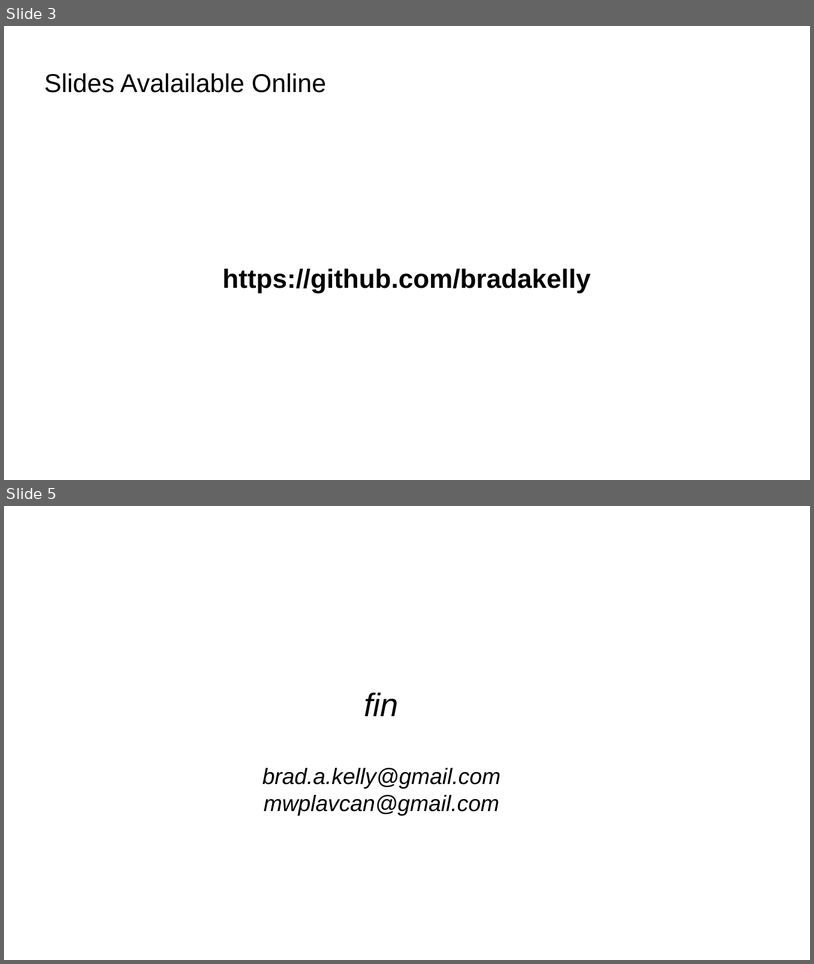
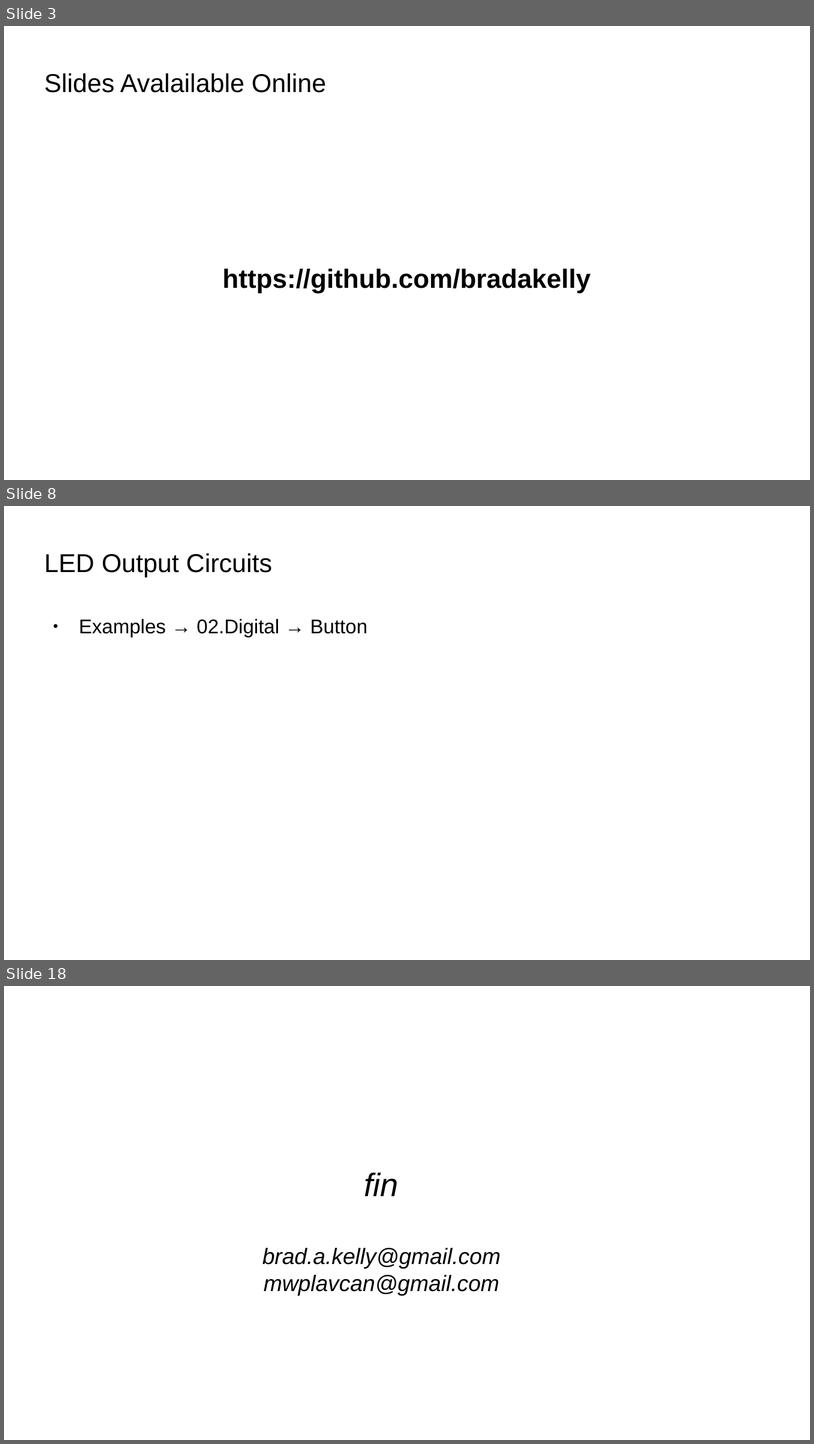
Before and after one commit to bradakelly/ArduinoDevelopmentWorkshop, a slide deck: CourseSlideshow.odp. Shown one above the other, each under a label of ours: slides 3 and 5 before the commit, slides 3, 8 and 18 after it; the slides between them are not shown. The pictures are 814x964 and 814x1444 pixels, drawn with LibreOffice and Linux fonts; fonts in the diff are those of the drawing; background and template pictures are left out. Boxes give left, top, right and bottom in pixels: in the first picture for what was removed or moved away, otherwise in the second. Text is boxed around its words. In the diff, an @@ line names an element or a change of style, - is before the commit and + after.

```diff
--- a/CourseSlideshow.odp
+++ b/CourseSlideshow.odp
@@ slide 8 added at <box>4,506,810,960</box>, background picture (left out) @@
@@ title added at <box>44,553,272,577</box>, 25.4 pt, text #000000 @@
+LED Output Circuits
@@ text added at <box>79,619,368,637</box>, 19.5 pt, text #000000 @@
+● Examples → 02.Digital → Button
@@ what was slide 5 is now slide 18 @@
```
Also in this commit, not shown: 13 other slides added, 1 slide removed.
